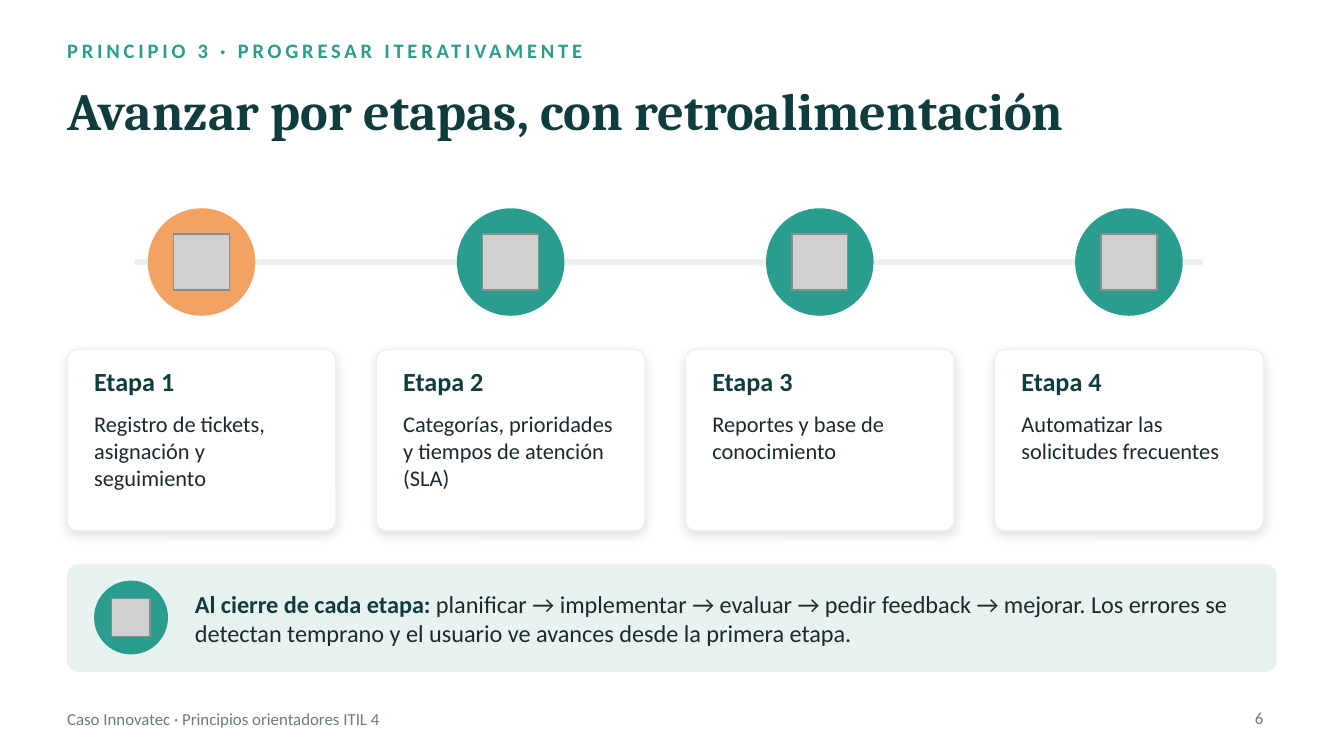
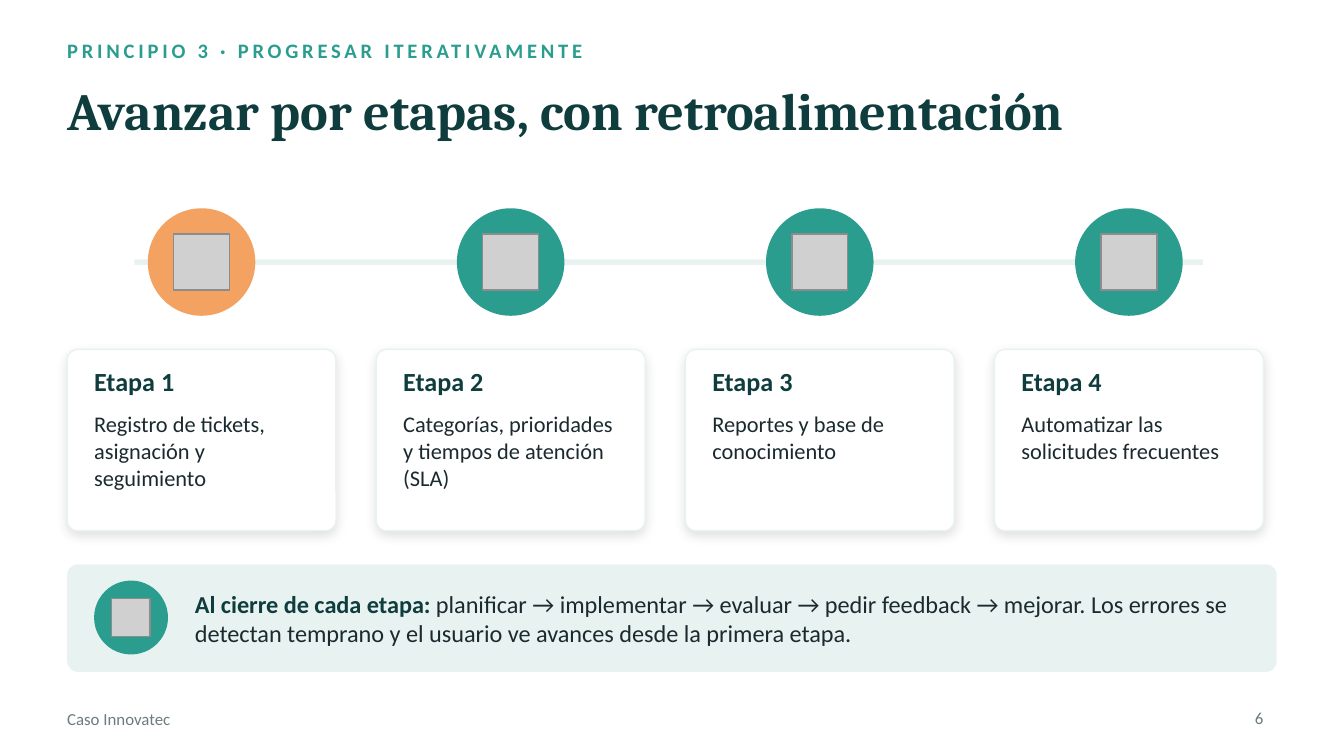
Before and after one commit to AlTi1912/tarea_ventas, a slide deck: slide 6 of Caso_Innovatec_ITIL4.pptx. Drawn at 1344x756 pixels with LibreOffice and Linux fonts; fonts in the diff are those of the drawing; grey boxes stand for pictures. Boxes give left, top, right and bottom in pixels: in the first picture for what was removed or moved away, otherwise in the second. Text is boxed around its words. In the diff, an @@ line names an element or a change of style, - is before the commit and + after.

```diff
--- a/Caso_Innovatec_ITIL4.pptx
+++ b/Caso_Innovatec_ITIL4.pptx
@@ text at [67,714,170,725]: text changed @@
-Caso Innovatec · Principios orientadores ITIL 4
+Caso Innovatec
```
Also in this commit, not shown: 9 other slides changed.
